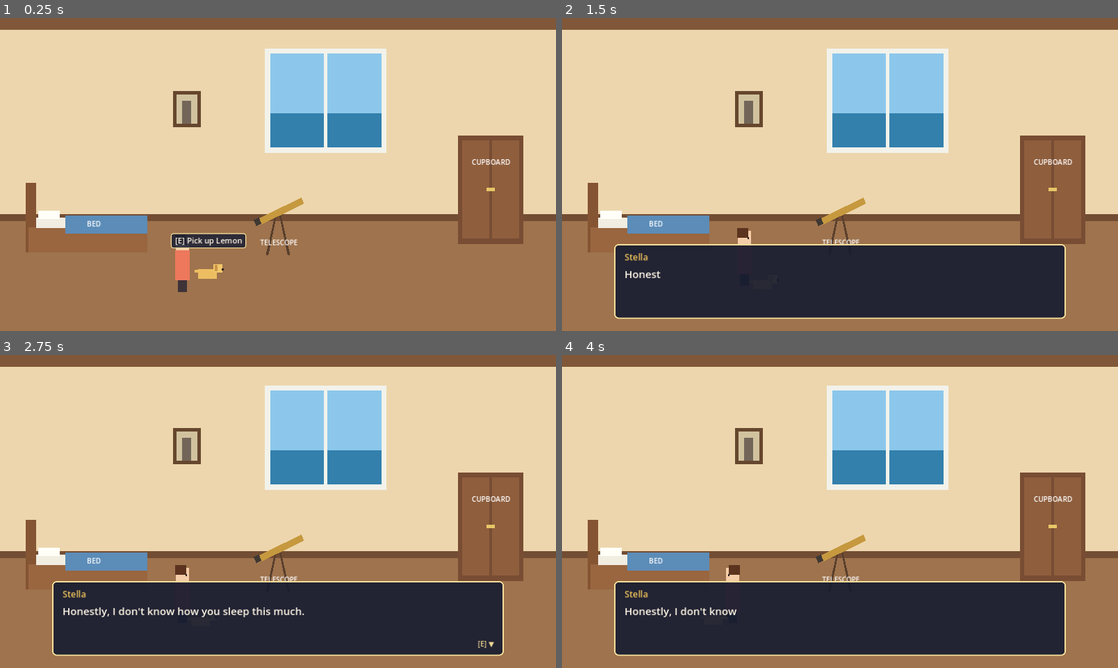
Above: before the commit, frames 1-4 (two rows, left to right).
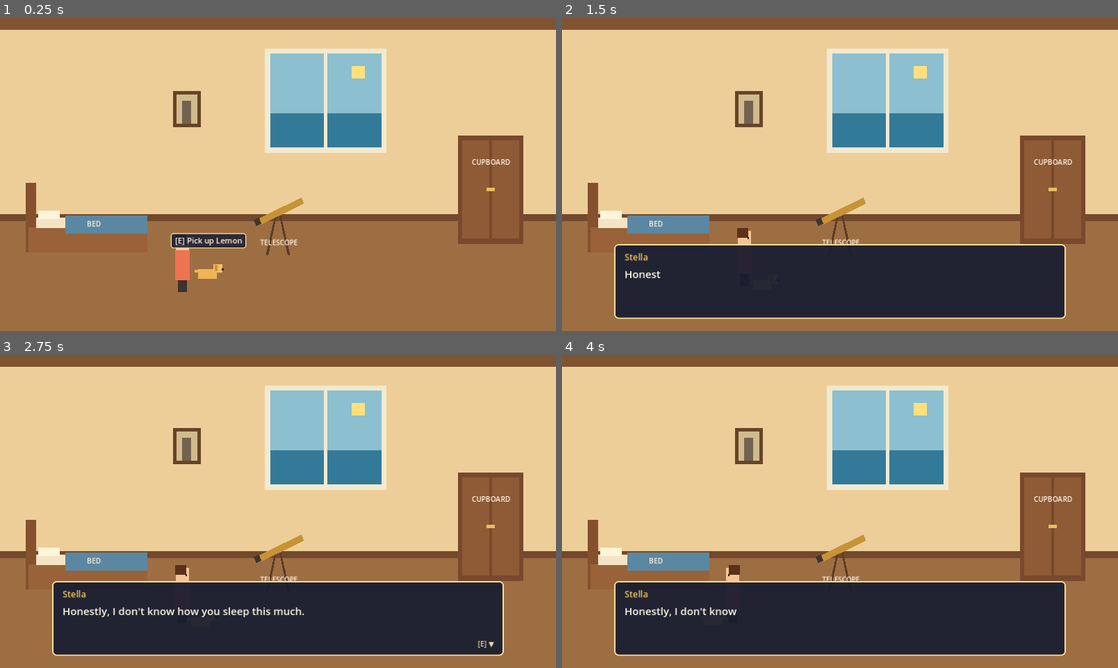
Above: after the commit, the same moments.

Repository: samjm000/Fellwell_island
Game: Godot game, scene res://scenes/rooms/stellas_room.tscn
Same seed, same stepped clock (60 frames per second), same inputs: the game is played once before the commit and once after it.
Inputs:
- Up to frame 1 (0.25 s): no input
- Up to frame 2 (1.5 s): tap Enter at 0.5 s; hold E (interact) 0.53-1.28 s; hold W (move_up) from 0.53 s (still down); tap Space at 1.25 s; tap E (interact) at 1.35 s
- Up to frame 3 (2.75 s): release W (move_up) at 2.03 s; hold A (move_left) from 2.03 s (still down); hold E (interact) from 2.03 s (still down)
- Up to frame 4 (4 s): tap Enter at 2.75 s; release E (interact) at 2.78 s; tap E (interact) at 2.85 s; tap Space at 3.5 s; release A (move_left) at 3.53 s; hold S (move_down) from 3.53 s (still down); hold E (interact) from 3.53 s (still down)

The runs differ from the first frame. In frame 1, 5.5% of the frame differs, in the area x 6-92%, y 9-73%; in frame 2, 5.5%; in frame 3, 5.5%; in frame 4, 5.5%.

Commit message:
feat: add day night state
TimeManager autoload owns the current GameTime.Phase (DAY/NIGHT) and
emits phase_changed; nothing polls. Reusable TimeOfDayTint
(CanvasModulate) and TimeOfDayVisibility (any CanvasItem, phase bitmask)
components react to it. Interactables can supply night_dialogue; the
window shows a day or night view.

Co-Authored-By: Claude Opus 5.5 <noreply@anthropic.com>

Diff:
--- /dev/null
+++ b/data/dialogue/stellas_room/window_night.tres
@@ -0,0 +1,8 @@
+[gd_resource type="Resource" script_class="DialogueSequence" format=3]
+
+[ext_resource type="Script" path="res://scripts/dialogue/dialogue_sequence.gd" id="1_sequence"]
+
+[resource]
+script = ExtResource("1_sequence")
+speaker = "Stella"
+lines = PackedStringArray("The lighthouse is on.", "Everyone else's windows have gone dark.")
--- a/project.godot
+++ b/project.godot
@@ -19,6 +19,7 @@
 [autoload]
 
 GameState="*res://scripts/systems/game_state.gd"
+TimeManager="*res://scripts/systems/time_manager.gd"
 PlayerControl="*res://scripts/systems/player_control.gd"
 DialogueManager="*res://scripts/systems/dialogue_manager.gd"
 
--- a/scenes/rooms/stellas_room.tscn
+++ b/scenes/rooms/stellas_room.tscn
@@ -8,6 +8,9 @@
 [ext_resource type="Script" path="res://scripts/rooms/stellas_room.gd" id="6_room"]
 [ext_resource type="PackedScene" path="res://scenes/ui/interaction_prompt.tscn" id="7_prompt"]
 [ext_resource type="PackedScene" path="res://scenes/interactables/lemon.tscn" id="10_lemon"]
+[ext_resource type="Script" path="res://scripts/systems/time_of_day_tint.gd" id="11_tint"]
+[ext_resource type="Script" path="res://scripts/systems/time_of_day_visibility.gd" id="12_visibility"]
+[ext_resource type="Resource" path="res://data/dialogue/stellas_room/window_night.tres" id="13_window_night"]
 [ext_resource type="Resource" path="res://data/dialogue/stellas_room/window_day.tres" id="8_window_day"]
 [ext_resource type="Resource" path="res://data/dialogue/stellas_room/photograph.tres" id="9_photograph"]
 
@@ -26,6 +29,10 @@
 [node name="StellasRoom" type="Node2D"]
 script = ExtResource("6_room")
 
+[node name="TimeOfDayTint" type="CanvasModulate" parent="."]
+color = Color(1, 0.96, 0.88, 1)
+script = ExtResource("11_tint")
+
 [node name="Background" type="Node2D" parent="."]
 
 [node name="PlaceholderWall" type="ColorRect" parent="Background"]
@@ -58,6 +65,7 @@
 
 [node name="Window" parent="WallObjects" instance=ExtResource("5_interactable")]
 dialogue = ExtResource("8_window_day")
+night_dialogue = ExtResource("13_window_night")
 position = Vector2(750, 480)
 interaction_name = "Window"
 prompt_offset = Vector2(0, -170)
@@ -76,7 +84,11 @@
 mouse_filter = 2
 color = Color(0.95, 0.95, 0.92, 1)
 
-[node name="PlaceholderSky" type="ColorRect" parent="WallObjects/Window/Visual"]
+[node name="DaySky" type="Node2D" parent="WallObjects/Window/Visual"]
+script = ExtResource("12_visibility")
+visible_during = 1
+
+[node name="PlaceholderSky" type="ColorRect" parent="WallObjects/Window/Visual/DaySky"]
 offset_left = -128.0
 offset_top = -398.0
 offset_right = 128.0
@@ -84,13 +96,66 @@
 mouse_filter = 2
 color = Color(0.55, 0.78, 0.92, 1)
 
-[node name="PlaceholderSea" type="ColorRect" parent="WallObjects/Window/Visual"]
+[node name="PlaceholderSea" type="ColorRect" parent="WallObjects/Window/Visual/DaySky"]
 offset_left = -128.0
 offset_top = -260.0
 offset_right = 128.0
 offset_bottom = -182.0
 mouse_filter = 2
 color = Color(0.2, 0.5, 0.68, 1)
+
+[node name="PlaceholderSun" type="ColorRect" parent="WallObjects/Window/Visual/DaySky"]
+offset_left = 60.0
+offset_top = -370.0
+offset_right = 90.0
+offset_bottom = -340.0
+mouse_filter = 2
+color = Color(1, 0.92, 0.55, 1)
+
+[node name="NightSky" type="Node2D" parent="WallObjects/Window/Visual"]
+script = ExtResource("12_visibility")
+visible_during = 2
+
+[node name="PlaceholderSky" type="ColorRect" parent="WallObjects/Window/Visual/NightSky"]
+offset_left = -128.0
+offset_top = -398.0
+offset_right = 128.0
+offset_bottom = -260.0
+mouse_filter = 2
+color = Color(0.07, 0.09, 0.2, 1)
+
+[node name="PlaceholderSea" type="ColorRect" parent="WallObjects/Window/Visual/NightSky"]
+offset_left = -128.0
+offset_top = -260.0
+offset_right = 128.0
+offset_bottom = -182.0
+mouse_filter = 2
+color = Color(0.04, 0.08, 0.16, 1)
+
+[node name="PlaceholderMoon" type="ColorRect" parent="WallObjects/Window/Visual/NightSky"]
+offset_left = -90.0
+offset_top = -375.0
+offset_right = -70.0
+offset_bottom = -355.0
+mouse_filter = 2
+color = Color(0.95, 0.95, 0.85, 1)
+
+[node name="PlaceholderStars" type="Label" parent="WallObjects/Window/Visual/NightSky"]
+offset_left = -120.0
+offset_top = -395.0
+offset_right = 120.0
+offset_bottom = -330.0
+theme_override_colors/font_color = Color(1, 1, 0.85, 1)
+text = "  ·       *          ·     *
+       ·        *   ·           ·"
+
+[node name="PlaceholderLighthouseLamp" type="ColorRect" parent="WallObjects/Window/Visual/NightSky"]
+offset_left = 84.0
+offset_top = -268.0
+offset_right = 90.0
+offset_bottom = -262.0
+mouse_filter = 2
+color = Color(1, 0.9, 0.5, 1)
 
 [node name="PlaceholderMullion" type="ColorRect" parent="WallObjects/Window/Visual"]
 offset_left = -4.0
--- a/scripts/interactables/interactable.gd
+++ b/scripts/interactables/interactable.gd
@@ -34,6 +34,8 @@
 @export_group("Dialogue")
 ## Played when interacted with (unless a subclass overrides `interact()`).
 @export var dialogue: DialogueSequence
+## Optional night-time alternative; falls back to `dialogue` when unset.
+@export var night_dialogue: DialogueSequence
 
 
 func can_interact(_actor: Node2D) -> bool:
@@ -53,6 +55,9 @@
 	await DialogueManager.play(get_current_dialogue())
 
 
-## Override point for state-dependent lines.
+## Picks lines for the current world state. Subclasses can override for richer
+## conditions (story flags, items carried...).
 func get_current_dialogue() -> DialogueSequence:
+	if TimeManager.is_night() and night_dialogue != null:
+		return night_dialogue
 	return dialogue
--- /dev/null
+++ b/scripts/systems/game_time.gd
@@ -0,0 +1,17 @@
+class_name GameTime
+extends RefCounted
+## Shared time-of-day vocabulary.
+##
+## Lives apart from the TimeManager autoload so scripts and resources can use the
+## enum as a type. Later phases (morning, evening...) are added here; anything that
+## stores a set of phases should use `phase_bit()` masks so it keeps working.
+
+enum Phase { DAY, NIGHT }
+
+
+static func phase_bit(phase: Phase) -> int:
+	return 1 << phase
+
+
+static func phase_name(phase: Phase) -> String:
+	return Phase.keys()[phase]
--- /dev/null
+++ b/scripts/systems/time_manager.gd
@@ -0,0 +1,26 @@
+extends Node
+## Owns the current time of day.
+##
+## Time does not advance on a clock in this slice; it changes only when something
+## asks (e.g. sleeping). Anything that looks different by time of day connects to
+## `phase_changed` rather than polling `current_phase`.
+
+signal phase_changed(new_phase: GameTime.Phase, previous_phase: GameTime.Phase)
+
+var current_phase: GameTime.Phase = GameTime.Phase.DAY
+
+
+func set_phase(new_phase: GameTime.Phase) -> void:
+	if new_phase == current_phase:
+		return
+	var previous_phase := current_phase
+	current_phase = new_phase
+	phase_changed.emit(new_phase, previous_phase)
+
+
+func is_phase(phase: GameTime.Phase) -> bool:
+	return current_phase == phase
+
+
+func is_night() -> bool:
+	return current_phase == GameTime.Phase.NIGHT
--- /dev/null
+++ b/scripts/systems/time_of_day_tint.gd
@@ -0,0 +1,30 @@
+class_name TimeOfDayTint
+extends CanvasModulate
+## Tints a room's world canvas for the current time of day. UI on separate
+## CanvasLayers is unaffected.
+
+@export var day_color: Color = Color(1.0, 0.96, 0.88)
+@export var night_color: Color = Color(0.45, 0.52, 0.8)
+## 0 snaps instantly (use when the change happens behind a fade).
+@export var transition_duration: float = 0.0
+
+
+func _ready() -> void:
+	color = _color_for(TimeManager.current_phase)
+	TimeManager.phase_changed.connect(_on_phase_changed)
+
+
+func _color_for(phase: GameTime.Phase) -> Color:
+	match phase:
+		GameTime.Phase.NIGHT:
+			return night_color
+		_:
+			return day_color
+
+
+func _on_phase_changed(new_phase: GameTime.Phase, _previous_phase: GameTime.Phase) -> void:
+	var target := _color_for(new_phase)
+	if transition_duration <= 0.0:
+		color = target
+	else:
+		create_tween().tween_property(self, "color", target, transition_duration)
--- /dev/null
+++ b/scripts/systems/time_of_day_visibility.gd
@@ -0,0 +1,20 @@
+class_name TimeOfDayVisibility
+extends CanvasItem
+## Attach to any CanvasItem (Node2D, ColorRect, ...) to show it only during the
+## selected phases, e.g. a night sky in a window or a lamp glow.
+
+## Bit order must match GameTime.Phase.
+@export_flags("Day", "Night") var visible_during: int = 1
+
+
+func _ready() -> void:
+	_apply(TimeManager.current_phase)
+	TimeManager.phase_changed.connect(_on_phase_changed)
+
+
+func _apply(phase: GameTime.Phase) -> void:
+	visible = (visible_during & GameTime.phase_bit(phase)) != 0
+
+
+func _on_phase_changed(new_phase: GameTime.Phase, _previous_phase: GameTime.Phase) -> void:
+	_apply(new_phase)
